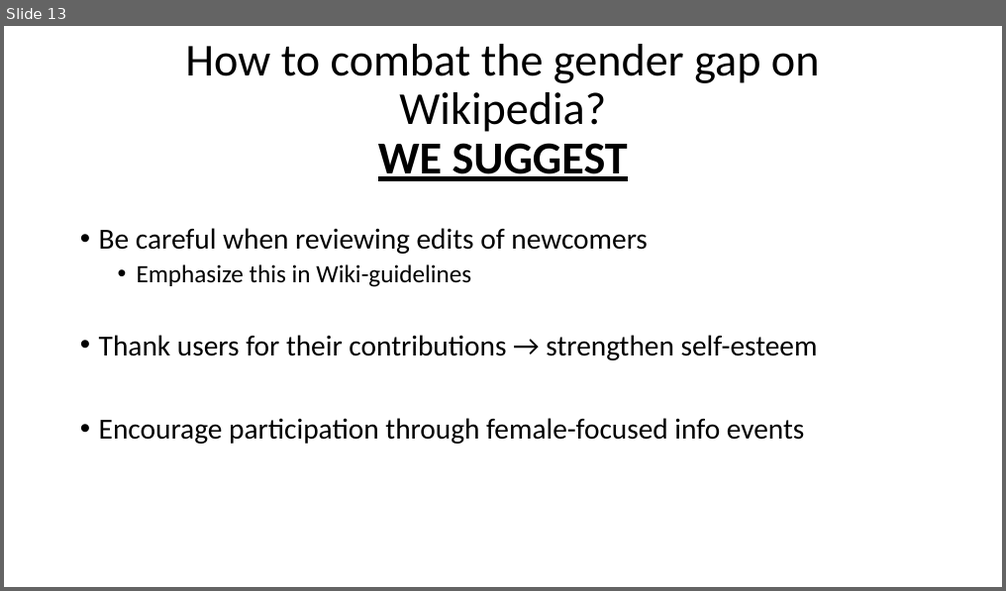
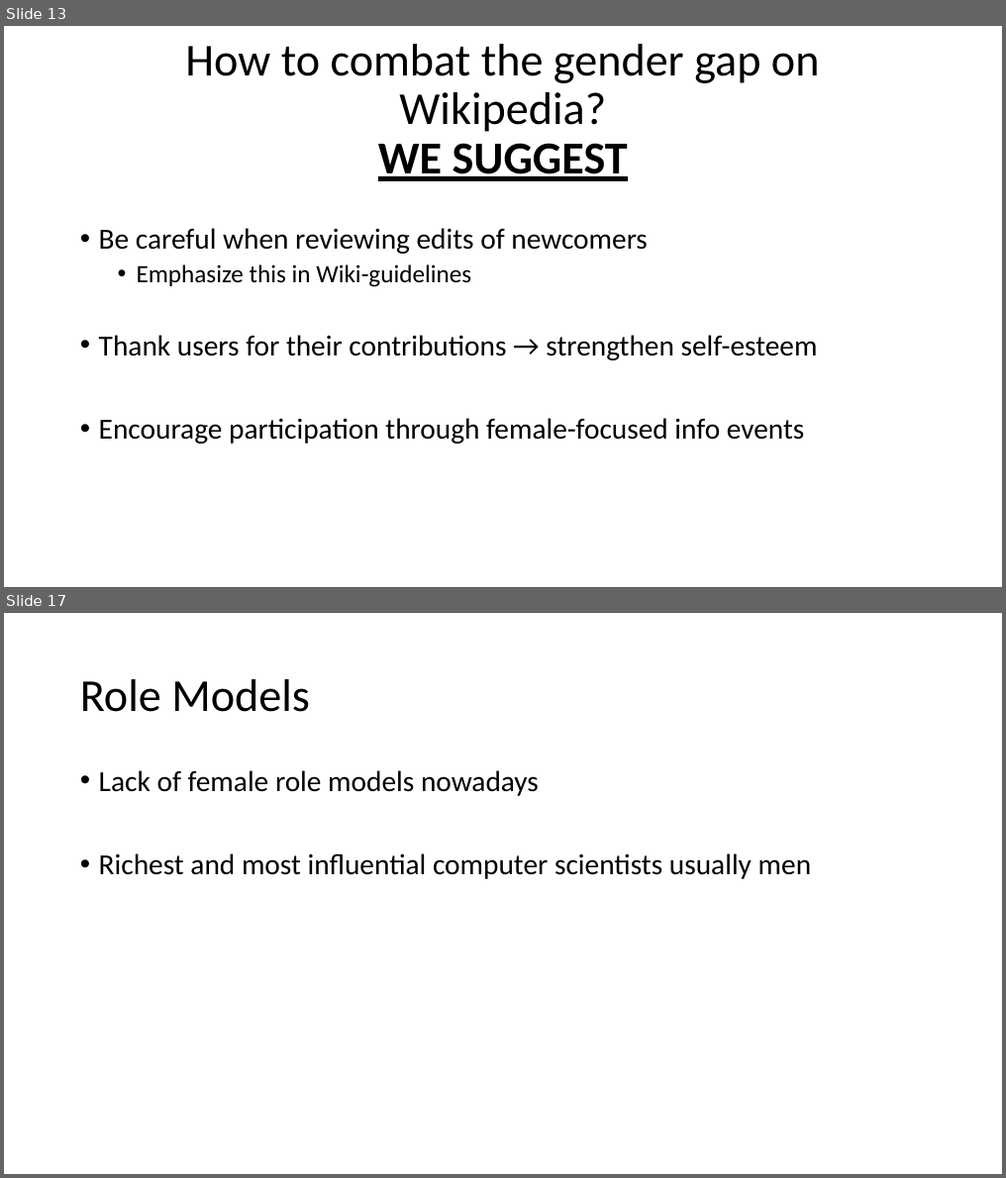
Before and after one commit to EvaJobst/FOT-Paper, a slide deck: Paper - Presentation.pptx. Shown one above the other, each under a label of ours: slide 13 before the commit, slides 13 and 17 after it; the slides between them are not shown. The pictures are 1006x591 and 1006x1178 pixels, drawn with LibreOffice and Linux fonts; fonts in the diff are those of the drawing. Boxes give left, top, right and bottom in pixels: in the first picture for what was removed or moved away, otherwise in the second. Text is boxed around its words. In the diff, an @@ line names an element or a change of style, - is before the commit and + after.

Commit message:
Added Female Participants in CS & Women in FLOSS to presentation

```diff
--- a/Paper - Presentation.pptx
+++ b/Paper - Presentation.pptx
@@ slide 17 added at (4, 613, 1002, 1174), background #FFFFFF @@
@@ title added at (80, 679, 310, 712), 44 pt, text #000000 @@
+Role Models
@@ text added at (99, 770, 812, 879), 28 pt, text #000000 @@
+• Lack of female role models nowadays
+• Richest and most influential computer scientists usually men
```
Also in this commit, not shown: 5 other slides added.
